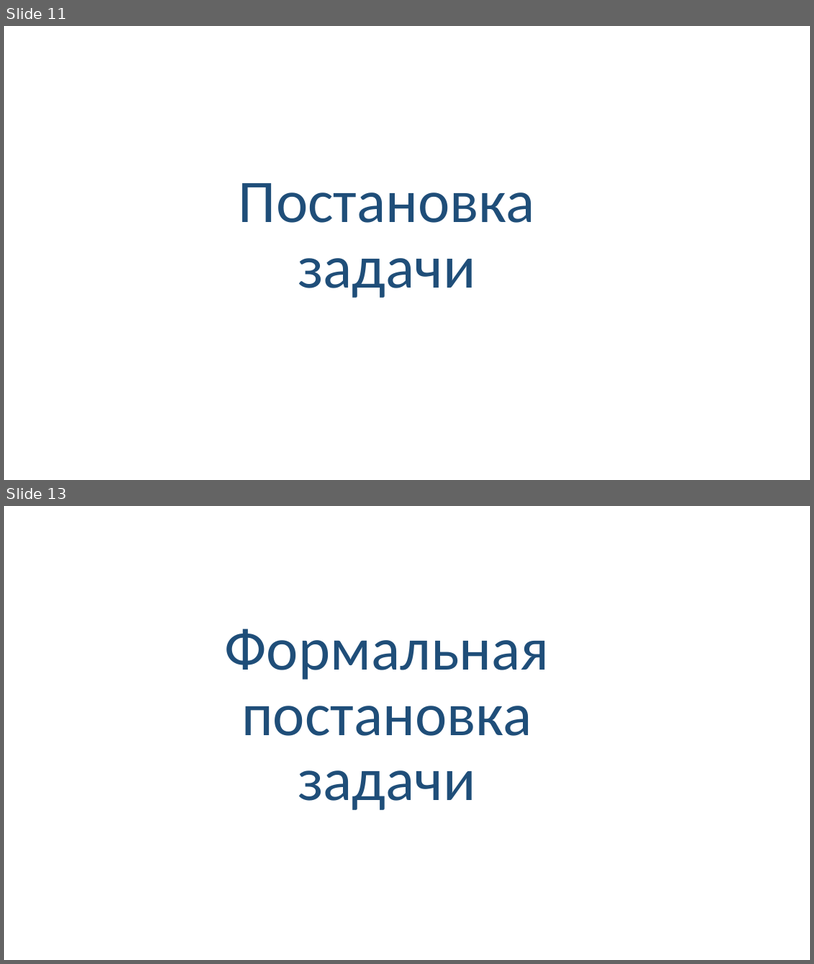
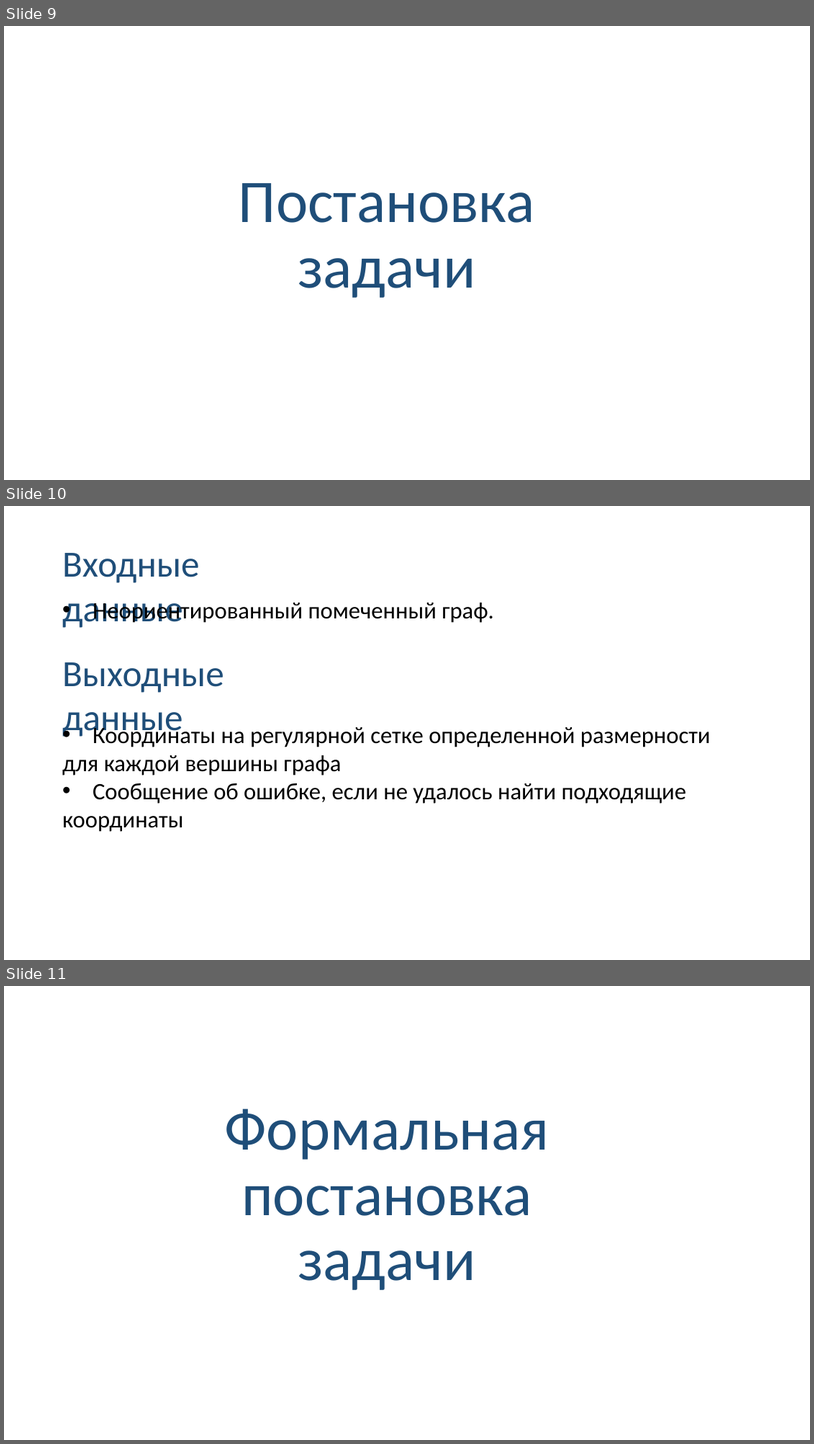
Before and after one commit to Linserous/NumericalGridGeneration, a slide deck: docs/Презентация v0.8.1.pptx. Shown one above the other, each under a label of ours: slides 11 and 13 before the commit, slides 9, 10 and 11 after it; the slides between them are not shown. The pictures are 814x964 and 814x1444 pixels, drawn with LibreOffice and Linux fonts; fonts in the diff are those of the drawing. Boxes give left, top, right and bottom in pixels: in the first picture for what was removed or moved away, otherwise in the second. Text is boxed around its words. In the diff, an @@ line names an element or a change of style, - is before the commit and + after.

```diff
--- a/docs/Презентация v0.8.1.pptx
+++ b/docs/Презентация v0.8.1.pptx
@@ slide 10 added at [4,506,810,960], background #FFFFFF @@
@@ text added at [62,553,200,628], 44 pt, text #1F4E79 @@
+Входные данные
@@ text added at [93,602,494,623], 28 pt, text #000000 @@
+• Неориентированный помеченный граф.
@@ text added at [62,662,224,739], 44 pt, text #1F4E79 @@
+Выходные данные
@@ text added at [62,723,711,831], 28 pt, text #000000 @@
+• Координаты на регулярной сетке определенной размерности
+для каждой вершины графа
+• Сообщение об ошибке, если не удалось найти подходящие
+координаты
@@ what was slide 11 is now slide 9 @@
@@ what was slide 13 is now slide 11 @@
```
Also in this commit, not shown: 1 slide removed.
